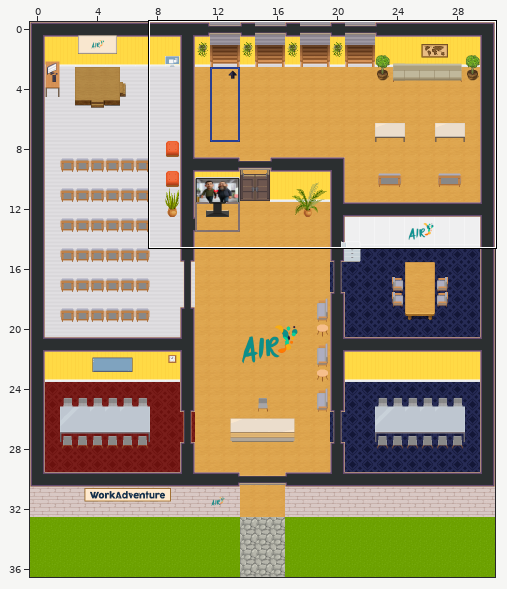
Tiled map (JSON) -- hall.tmj. The picture above shows the old version from afar; the outline marks the close-up.
Close-up. Before the commit:
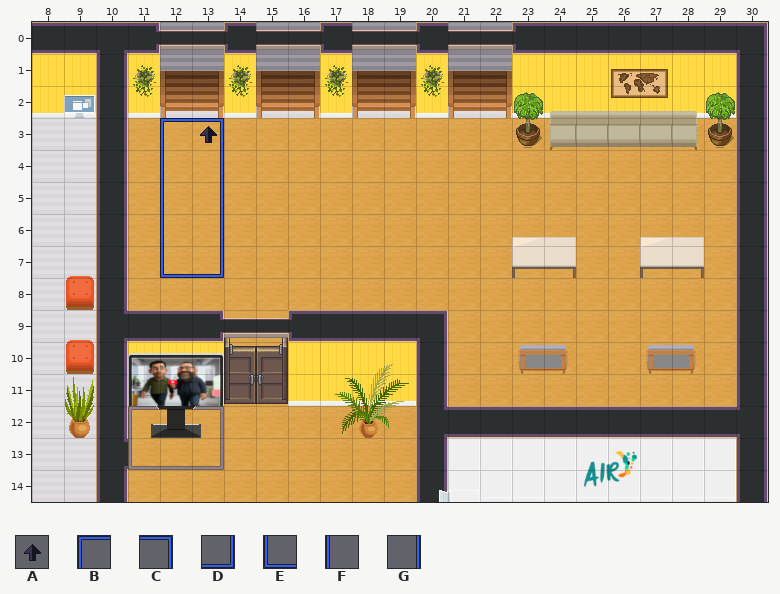
Cells are 32x32 px. Shown: x 8..30, y 0..14. The old version is drawn lined up with the new one.
Key: from "WA_User_Interface": A 31, B 187, C 188, D 189, E 190, F 193, G 194.
_ is an empty cell.
Layers that did not change in this view are not listed.
Layer "floor/floor2" before, first column x 8:
 0 _______________________
 1 _______________________
 2 _______________________
 3 ____BC_________________
 4 ____FG_________________
 5 ____FG_________________
 6 ____FG_________________
 7 ____ED_________________
 8 _______________________
 9 _______________________
10 _______________________
11 _______________________
12 _______________________
13 _______________________
14 _______________________
The same view after the edit:
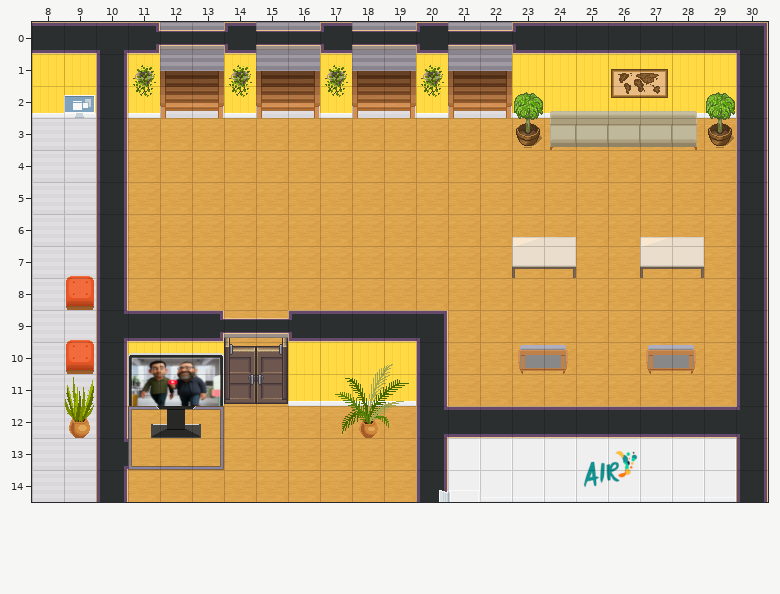
Edits made:
{"change": "map size 48x48 -> 31x37 cells"}
{"where": "layer \"floor/floor2\""}
{"y":3,"x":12,"old":"BC","new":"__"}
{"y":4,"x":12,"old":"FG","new":"__"}
{"y":5,"x":12,"old":"FG","new":"__"}
{"y":6,"x":12,"old":"FG","new":"__"}
{"y":7,"x":12,"old":"ED","new":"__"}
{"where": "layer \"floor/floor3\""}
{"y":3,"x":13,"old":"A","new":"_"}
